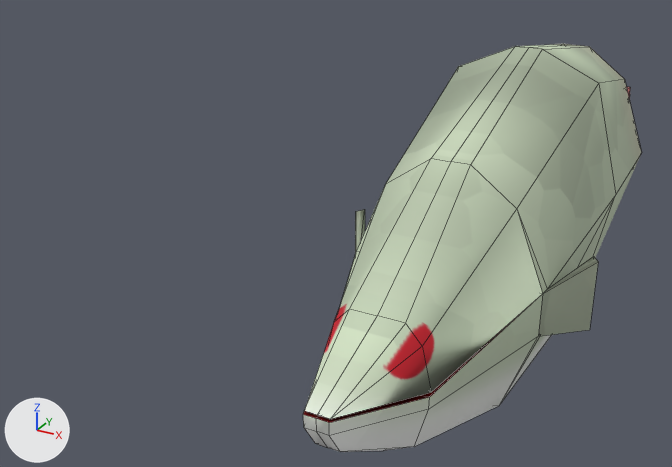
The FBX model ShiotanGame/Assets/Prefab/Pillarc/pillarc_ani_attack.fbx as it was, and as the next commit left it.
One viewpoint serves both versions: a camera (50 mm lens) standing at (0.046, -0.0794, 0.0712) and looking at (0.0058, -0.0063, 0.0347). The axes (+X, +Y, +Z) are drawn at lower left. The lights are the same throughout. Both versions are drawn at frame 2 of the action 'Take 001'; the numbers are the values there. Mesh edges are drawn as thin lines.

The first picture shows 'piraruku1'.
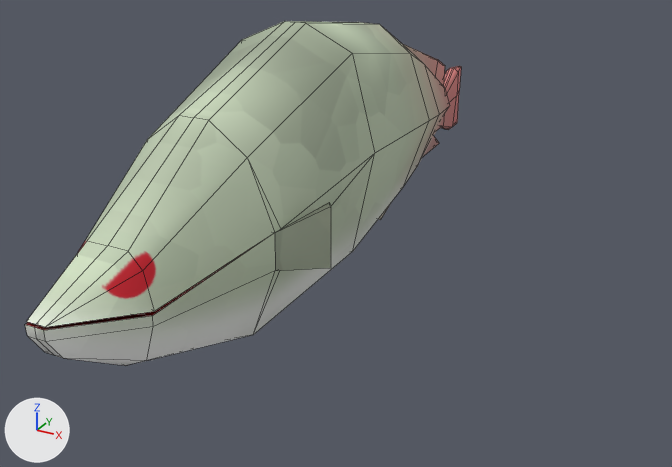
Boxes [x1, y1, x2, y2] around the edits, measured in the pictures (672 x 467 px):
'piraruku1', moved
    before: [303, 44, 641, 452]
    after: [25, 21, 461, 366]

Edits to the bpy script that builds the scene:
```text
Change me_mesh:
    where me_mesh.from_pydata(...)  # 155 vertices, 164 faces; spans x -1.02..1.02, y -1.36..1.3, z -3.98..3.9
    used by ob_piraruku1; location = (0.02269, -0.0006, 0.04119); rotation_euler = (1.571, 0.0, 0.0), in degrees (90, 0, 0); scale = (0.01, 0.01, 0.01)
    me_mesh part 1: the whole mesh is moved by (0.0, 13.07, -2.98)
Change ob_piraruku1:
    ob_piraruku1.location: (0.02269, -0.0006, 0.04119) -> (0.0, -0.03044, -0.08947)
```
